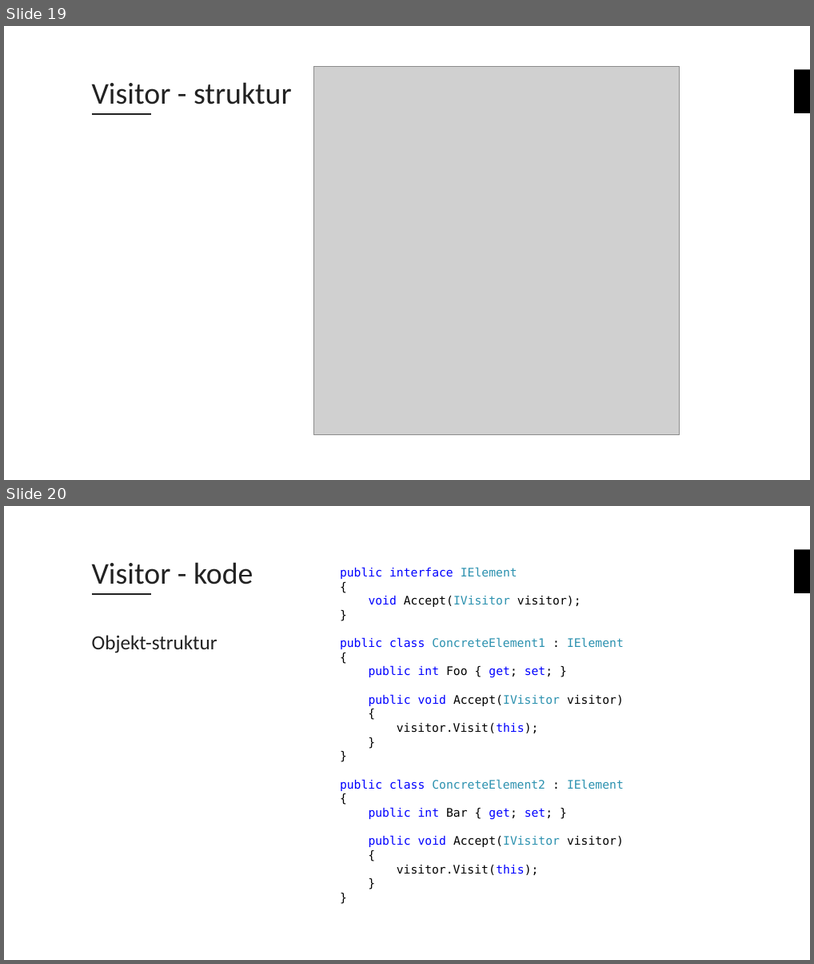
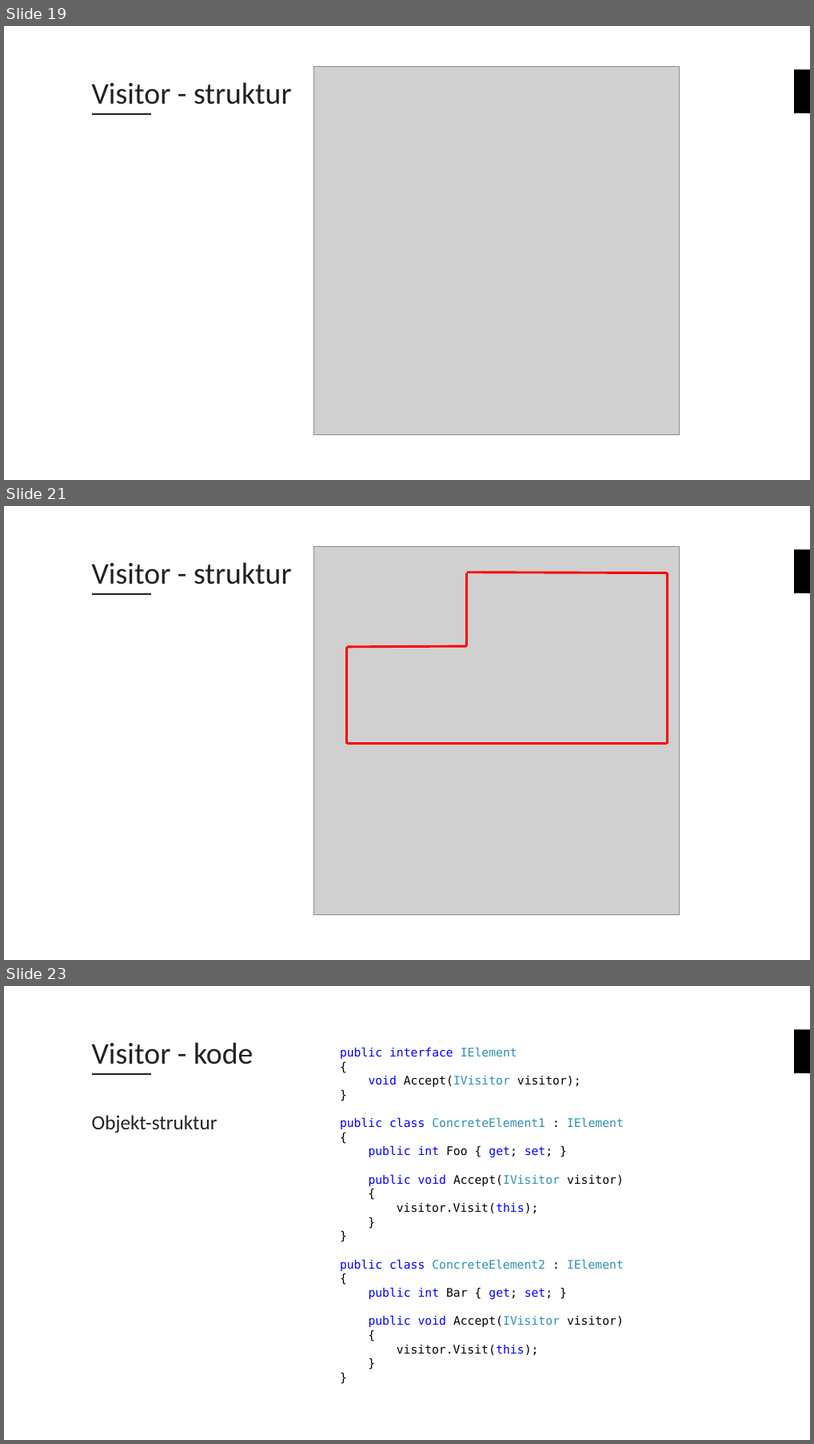
Before and after one commit to bouvet/VisitorAndStrategyPattern, a slide deck: Presentasjon.pptx. Shown one above the other, each under a label of ours: slides 19 and 20 before the commit, slides 19, 21 and 23 after it; the slides between them are not shown. The pictures are 814x964 and 814x1444 pixels, drawn with LibreOffice and Linux fonts; fonts in the diff are those of the drawing; grey boxes stand for pictures; background and template pictures are left out. Boxes give left, top, right and bottom in pixels: in the first picture for what was removed or moved away, otherwise in the second. Text is boxed around its words. In the diff, an @@ line names an element or a change of style, - is before the commit and + after.

Commit message:
Noen endringer i Visitor-delen av presentasjonen

```diff
--- a/Presentasjon.pptx
+++ b/Presentasjon.pptx
@@ slide 21 added at [4,506,810,960], background #FFFFFF; not listed: 2 template elements that a slide beside it also shows @@
@@ picture added at [314,547,680,915] @@
@@ title added at [92,562,292,584], 36 pt, text #222222 @@
+Visitor - struktur
@@ line added from (466, 572) to (668, 573), #FF0000 2.75 pt @@
@@ line added from (466, 646) to (466, 573), #FF0000 2.75 pt @@
@@ line added from (668, 743) to (668, 572), #FF0000 2.75 pt @@
@@ line added from (347, 647) to (466, 646), #FF0000 2.75 pt @@
@@ line added from (347, 647) to (347, 743), #FF0000 2.75 pt @@
@@ line added from (347, 743) to (668, 743), #FF0000 2.75 pt @@
@@ what was slide 20 is now slide 23 @@
```
Also in this commit, not shown: 2 slides changed, 2 other slides added.
